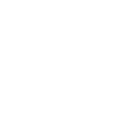
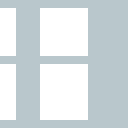
Layers edited between the first and the second 128 × 128 image:
removed layer "矩形 2" over [16, 0, 128, 128]
added layer "矩形 5 副本" over [0, 0, 128, 128]
